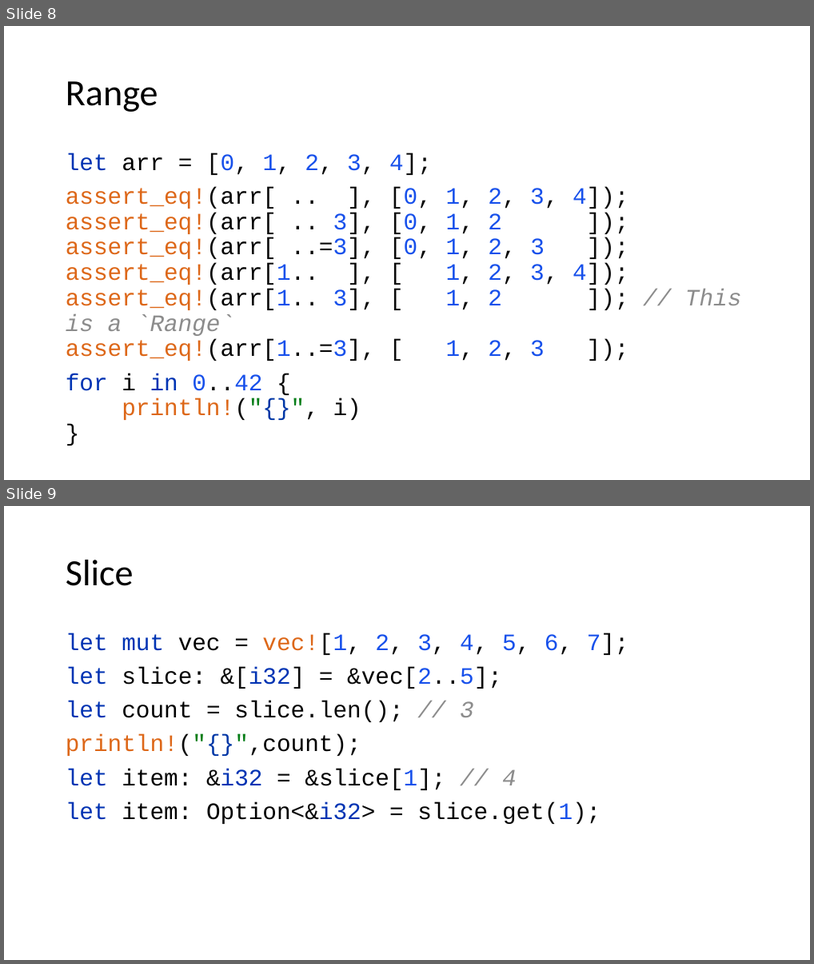
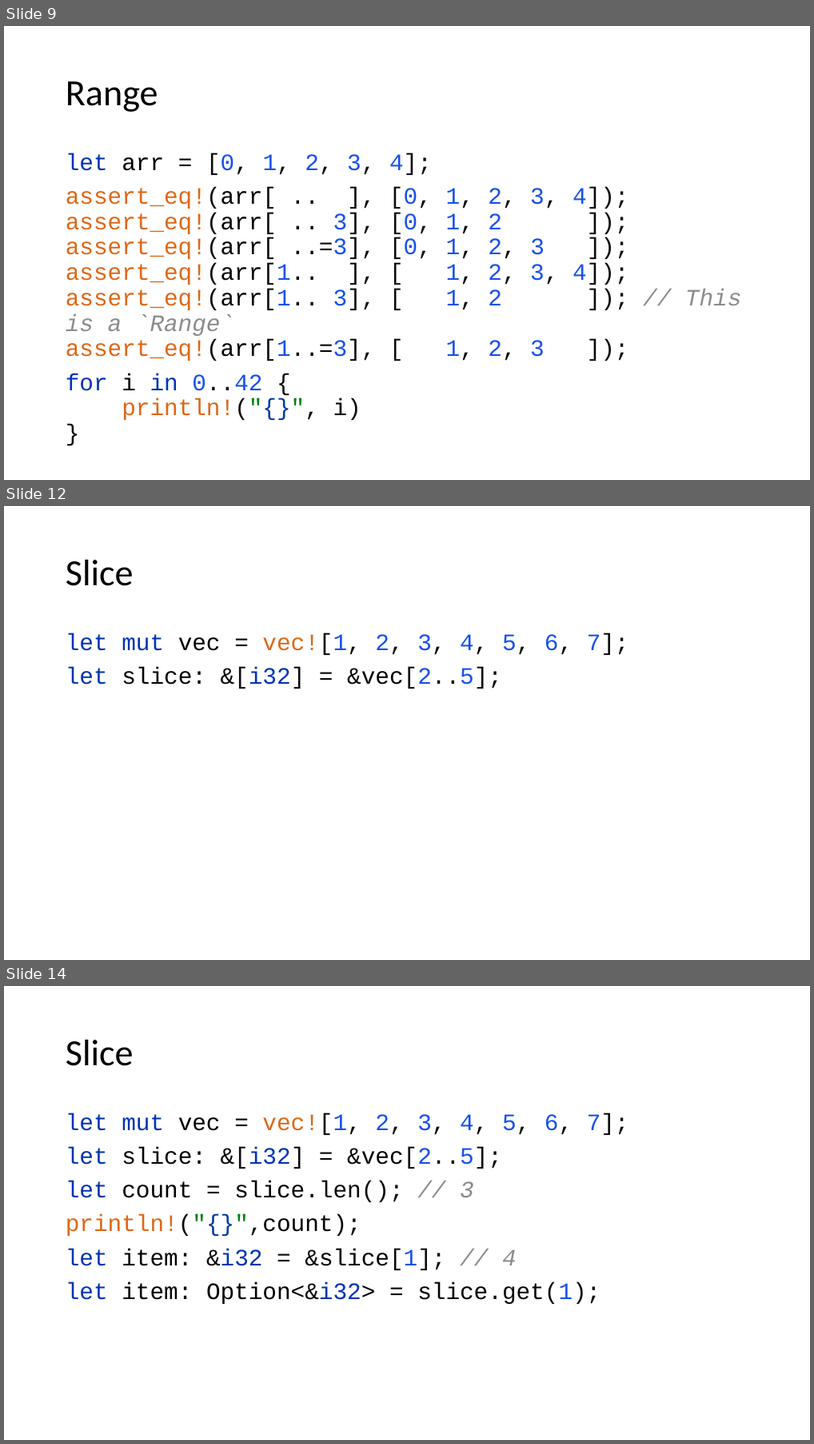
Before and after one commit to kugushev/course-rust-basics, a slide deck: pres/07-Collections.pptx. Shown one above the other, each under a label of ours: slides 8 and 9 before the commit, slides 9, 12 and 14 after it; the slides between them are not shown. The pictures are 814x964 and 814x1444 pixels, drawn with LibreOffice and Linux fonts; fonts in the diff are those of the drawing. Boxes give left, top, right and bottom in pixels: in the first picture for what was removed or moved away, otherwise in the second. Text is boxed around its words. In the diff, an @@ line names an element or a change of style, - is before the commit and + after.

```diff
--- a/pres/07-Collections.pptx
+++ b/pres/07-Collections.pptx
@@ slide 12 added at (x1=4, y1=506, x2=810, y2=960), background #FFFFFF @@
@@ title added at (x1=66, y1=560, x2=134, y2=586), 44 pt, text #000000 @@
+Slice
@@ text added at (x1=66, y1=633, x2=630, y2=688), 28 pt, text #080808 @@
+let mut vec = vec![1, 2, 3, 4, 5, 6, 7];
+let slice: &[i32] = &vec[2..5];
@@ what was slide 8 is now slide 9 @@
@@ what was slide 9 is now slide 14 @@
```
Also in this commit, not shown: 2 slides changed, 8 other slides added, 2 other files.
